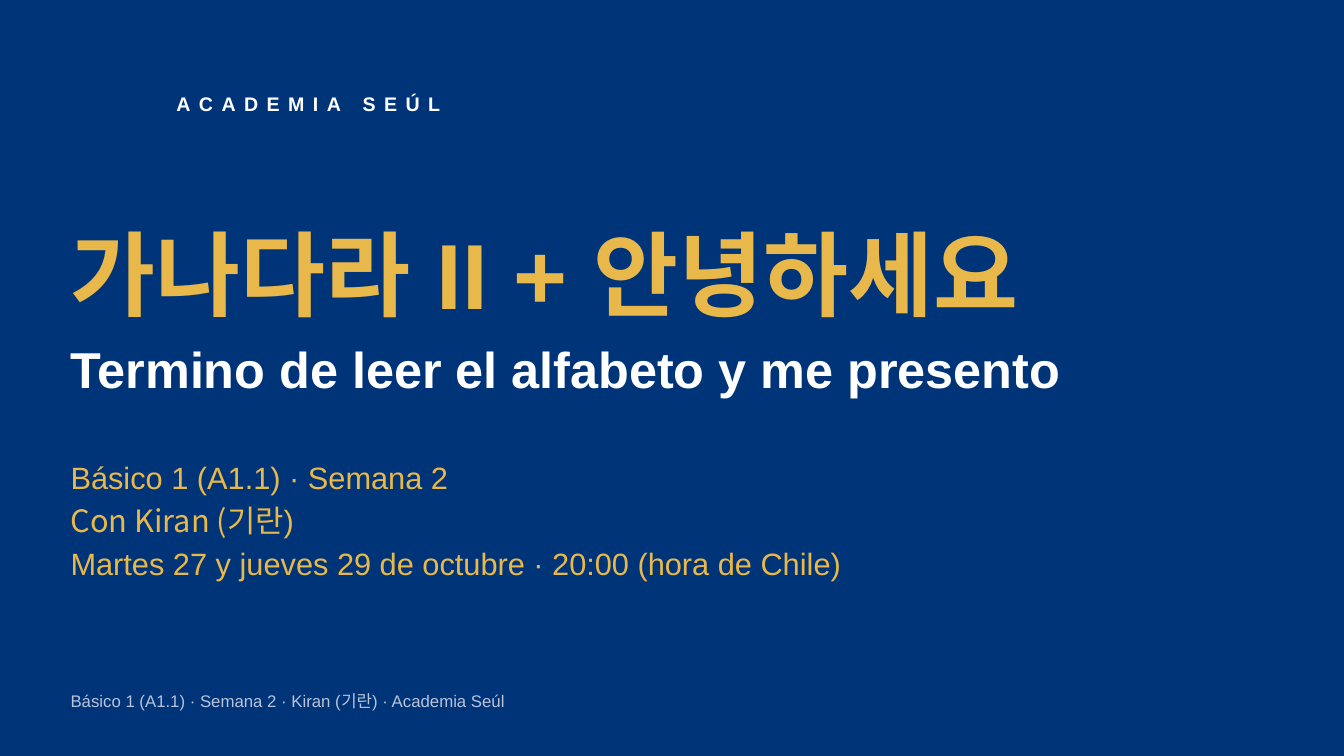
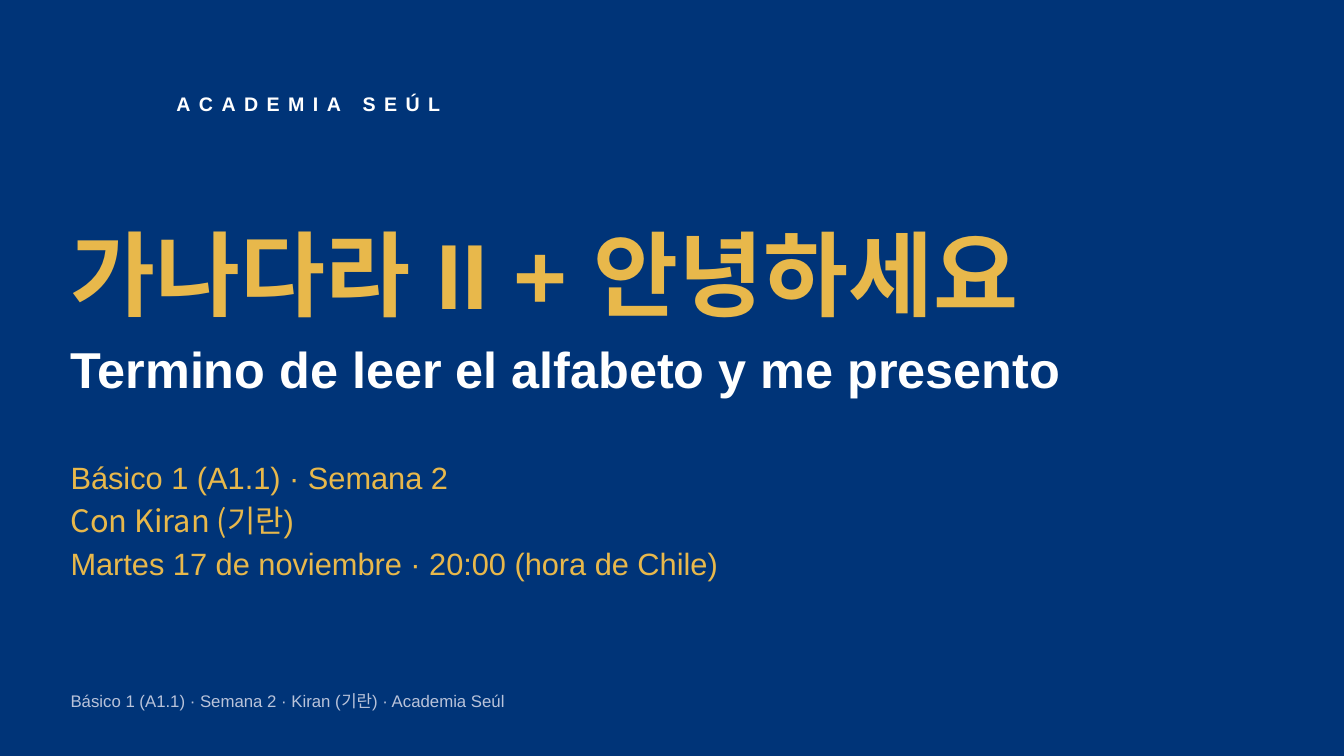
Before and after one commit to academiaseul/ACADEMIASEULWEB, a slide deck: slide 1 of Curriculo/Fase2_Basico1/decks/Basico1_S02_Kiran.pptx. Drawn at 1344x756 pixels with LibreOffice and Linux fonts; fonts in the diff are those of the drawing; background and template pictures are left out. Boxes give left, top, right and bottom in pixels: in the first picture for what was removed or moved away, otherwise in the second. Text is boxed around its words. In the diff, an @@ line names an element or a change of style, - is before the commit and + after.

```diff
--- a/Curriculo/Fase2_Basico1/decks/Basico1_S02_Kiran.pptx
+++ b/Curriculo/Fase2_Basico1/decks/Basico1_S02_Kiran.pptx
@@ text at bbox=[71, 552, 717, 581]: text changed @@
-Martes 27 y jueves 29 de octubre · 20:00 (hora de Chile)
+Martes 17 de noviembre · 20:00 (hora de Chile)
```
Also in this commit, not shown: 1 other slide changed, 23 other files.
